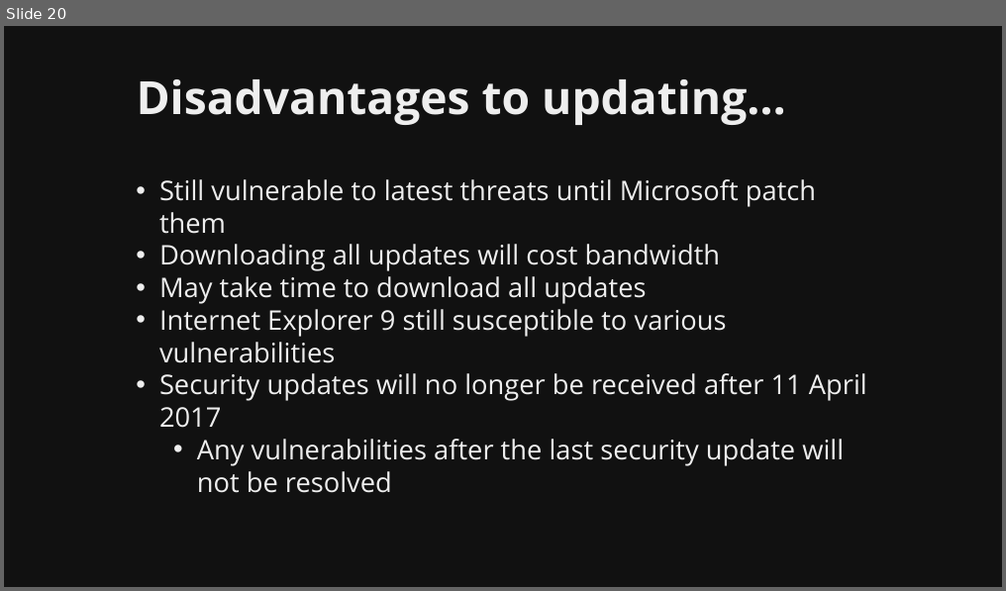
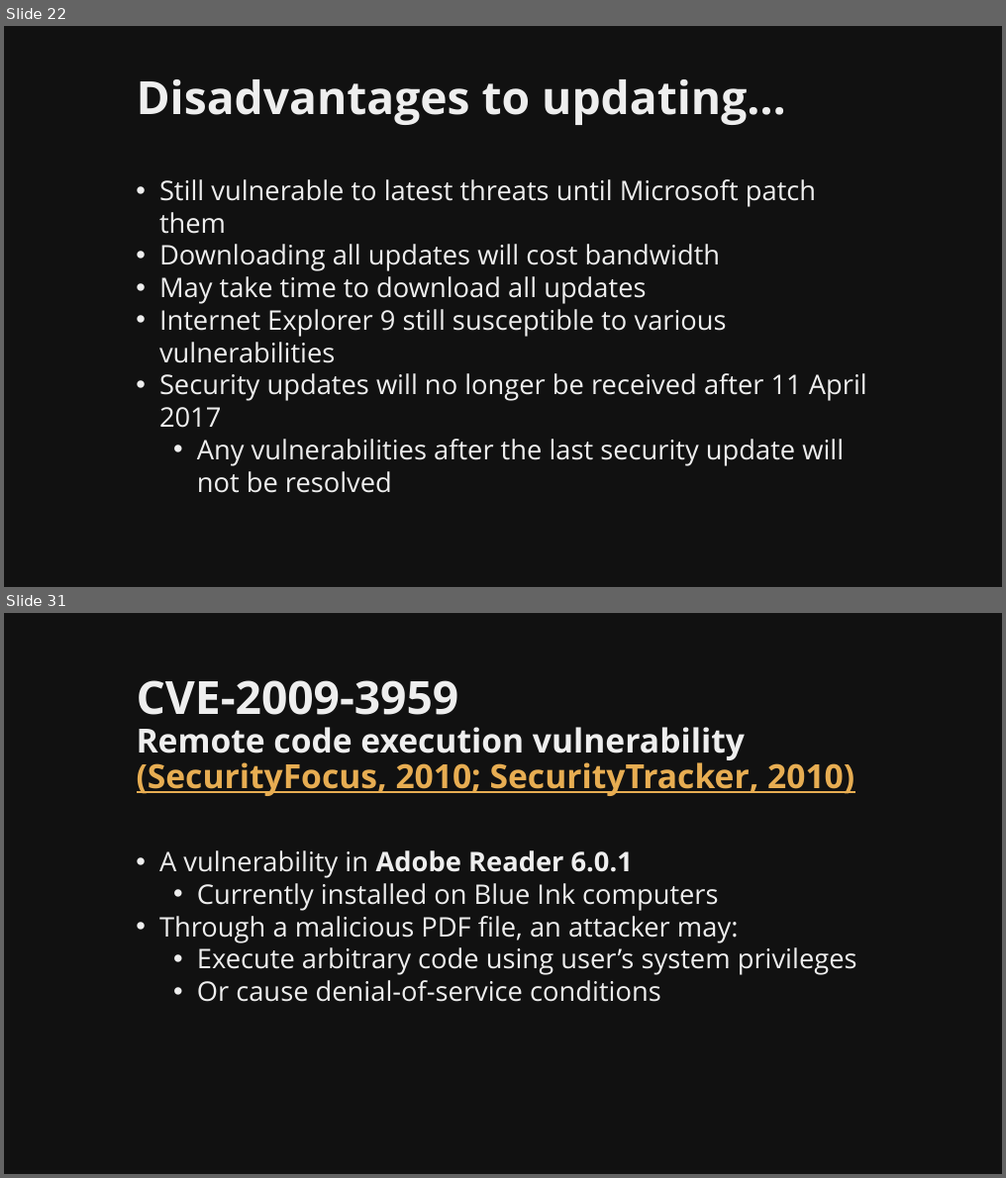
Before and after one commit to martymcflywa/ecu, a slide deck: year_1/sem_2/CSI1101_computer_security/0b_assignment_2_[22MAY15_0900]/dev/CSI1101_PONCE_A2_v01.pptx. Shown one above the other, each under a label of ours: slide 20 before the commit, slides 22 and 31 after it; the slides between them are not shown. The pictures are 1006x591 and 1006x1178 pixels, drawn with LibreOffice and Linux fonts; fonts in the diff are those of the drawing. Boxes give left, top, right and bottom in pixels: in the first picture for what was removed or moved away, otherwise in the second. Text is boxed around its words. In the diff, an @@ line names an element or a change of style, - is before the commit and + after.

Commit message:
CSI1101 A2: finished user applications, todo user practices

```diff
--- a/year_1/sem_2/CSI1101_computer_security/0b_assignment_2_[22MAY15_0900]/dev/CSI1101_PONCE_A2_v01.pptx
+++ b/year_1/sem_2/CSI1101_computer_security/0b_assignment_2_[22MAY15_0900]/dev/CSI1101_PONCE_A2_v01.pptx
@@ slide 31 added at (4, 613, 1002, 1174), background #111111 @@
@@ title added at (137, 680, 854, 796), 32 pt, text #EEEEEE, bold @@
+CVE-2009-3959
+Remote code execution vulnerability (SecurityFocus, 2010; SecurityTracker, 2010)
@@ text added at (159, 851, 857, 1002), 26 pt, text #EEEEEE @@
+• A vulnerability in Adobe Reader 6.0.1
+  • Currently installed on Blue Ink computers
+• Through a malicious PDF file, an attacker may:
+  • Execute arbitrary code using user’s system privileges
+  • Or cause denial-of-service conditions
@@ what was slide 20 is now slide 22 @@
```
Also in this commit, not shown: 6 slides changed, 15 other slides added, 3 other files.
